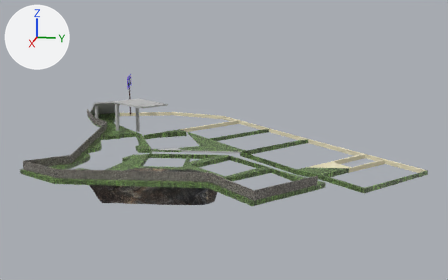
Before and after pictures for a commit that changed the glTF model Gangsta Wizards/Main/MAP - NON-BUILDINGS/Neighborhood.glb.
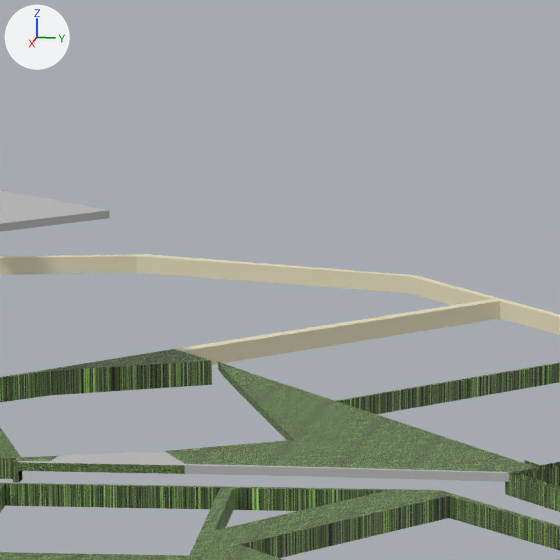
Each version is shown whole from a 50 mm camera at (170.5, 419.6, 59.9) aimed at (-58.4, 373.8, 2.7), then close up on the part from 33% to 56% of the width and 23% to 60% of the height. Every picture has the same lights, and +X, +Y and +Z are marked at upper left. The last two pictures show the newer version. Where no turn or scale is listed for an object, it has been applied to the vertices.

The older version as bpy lines, for what is in view:
```python
me_cube_005 = bpy.data.meshes.new('Cube.005')
me_cube_005.from_pydata(...)  # 378 vertices, 736 faces; spans x -120.4..2.8, y 310.8..447.4, z -8.5..0.2
# faces by material slot: [539, 93, 104]
me_cube_005.materials.append(mat_grass)  # picture img_grass
me_cube_005.materials.append(mat_curb)  # beige #e7dfc0
me_cube_005.materials.append(mat_rocks)  # picture img_rockycliff
me_cube_006 = bpy.data.meshes.new('Cube.006')
me_cube_006.from_pydata(...)  # 16 vertices, 28 faces; spans x -0.4..46.1, y -10.3..38.5, z 0.3..13.0
me_cube_006.materials.append(mat_concrete)  # grey #bdbdbd
me_cube_007 = bpy.data.meshes.new('Cube.007')
me_cube_007.from_pydata(...)  # 37 vertices, 70 faces; spans x -79.8..-47.0, y 347.7..383.3, z -0.3..0.3
# faces by material slot: [50, 20]
me_cube_007.materials.append(mat_grass)  # picture img_grass
me_cube_007.materials.append(mat_concrete)  # grey #bdbdbd
ob_ground_001 = bpy.data.objects.new('Ground.001', me_cube_007)
ob_ground_001.location = (0.0, 0.0, 0.0)
ob_highway = bpy.data.objects.new('Highway', me_cube_006)
ob_highway.location = (-111.55, 308.28, 0.0)
ob_neighborhood_ground = bpy.data.objects.new('Neighborhood Ground', me_cube_005)
ob_neighborhood_ground.location = (0.0, 0.0, 0.0)
```
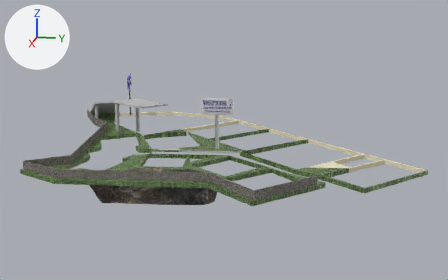
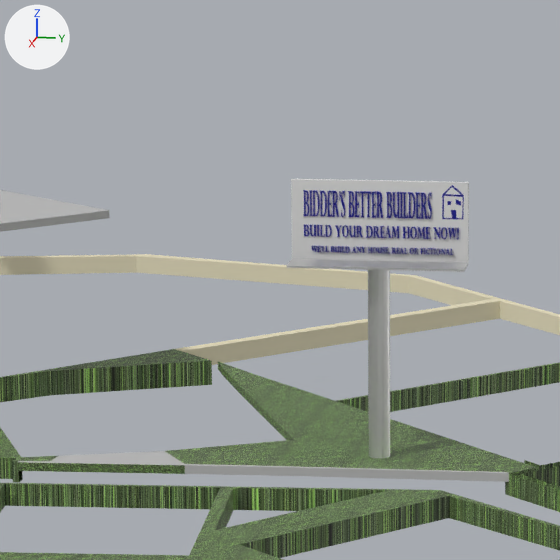
Where the change shows, as pixel boxes [x1, y1, x2, y2] in the close-ups (560 x 560 px):
```json
{"object": "BillboardBack.001", "change": "added", "after": [291, 179, 469, 262], "faces in mat_white (white #e7e7e7)": [291, 179, 469, 262], "faces in mat_sign_blue (blue #00008c)": [442, 185, 464, 219]}
{"object": "Stand", "change": "added", "after": [287, 259, 469, 458]}
{"object": "Text.003", "change": "added", "after": [303, 190, 459, 255], "on screen": "blue"}
```

Edits to the scene script, one JSON object a line:
```json
{"op": "add", "block": "mat_sign_blue", "code": ["mat_sign_blue = principled_material('Sign Blue')", "mat_sign_blue.base_color = (0.00013, 0.0, 0.264)  # blue #00008c"]}
{"op": "add", "block": "me_text_002", "code": ["me_text_002 = bpy.data.meshes.new('Text.002')", "me_text_002.from_pydata(...)  # 8100 vertices, 15832 faces; spans x -0.01..1.35, y -10.16..0.72, z -0.07..4.28", "me_text_002.materials.append(mat_sign_blue)  # blue #00008c"]}
{"op": "add", "block": "me_cube_008", "code": ["me_cube_008 = bpy.data.meshes.new('Cube.008')", "me_cube_008.from_pydata(...)  # 42 vertices, 76 faces; spans x -1.94..1.94, y -6.2..6.2, z -13.95..0.08", "me_cube_008.materials.append(mat_metal_001)  # white #e7e7e7"]}
{"op": "add", "block": "me_cube_009", "code": ["me_cube_009 = bpy.data.meshes.new('Cube.009')", "me_cube_009.from_pydata(...)  # 60 vertices, 116 faces; spans x -0.69..0.69, y -6.09..6.09, z -2.29..3.23", "# faces by material slot: [68, 48]", "me_cube_009.materials.append(mat_white)  # white #e7e7e7", "me_cube_009.materials.append(mat_sign_blue)  # blue #00008c"]}
{"op": "add", "block": "ob_text_003", "code": ["ob_text_003 = bpy.data.objects.new('Text.003', me_text_002)", "ob_text_003.location = (-55.0, 376.72, 14.56)"]}
{"op": "add", "block": "ob_stand", "code": ["ob_stand = bpy.data.objects.new('Stand', me_cube_008)", "ob_stand.location = (-53.1, 372.09, 13.97)"]}
{"op": "add", "block": "ob_billboardback_001", "code": ["ob_billboardback_001 = bpy.data.objects.new('BillboardBack.001', me_cube_009)", "ob_billboardback_001.location = (-54.34, 371.98, 16.33)"]}
```
